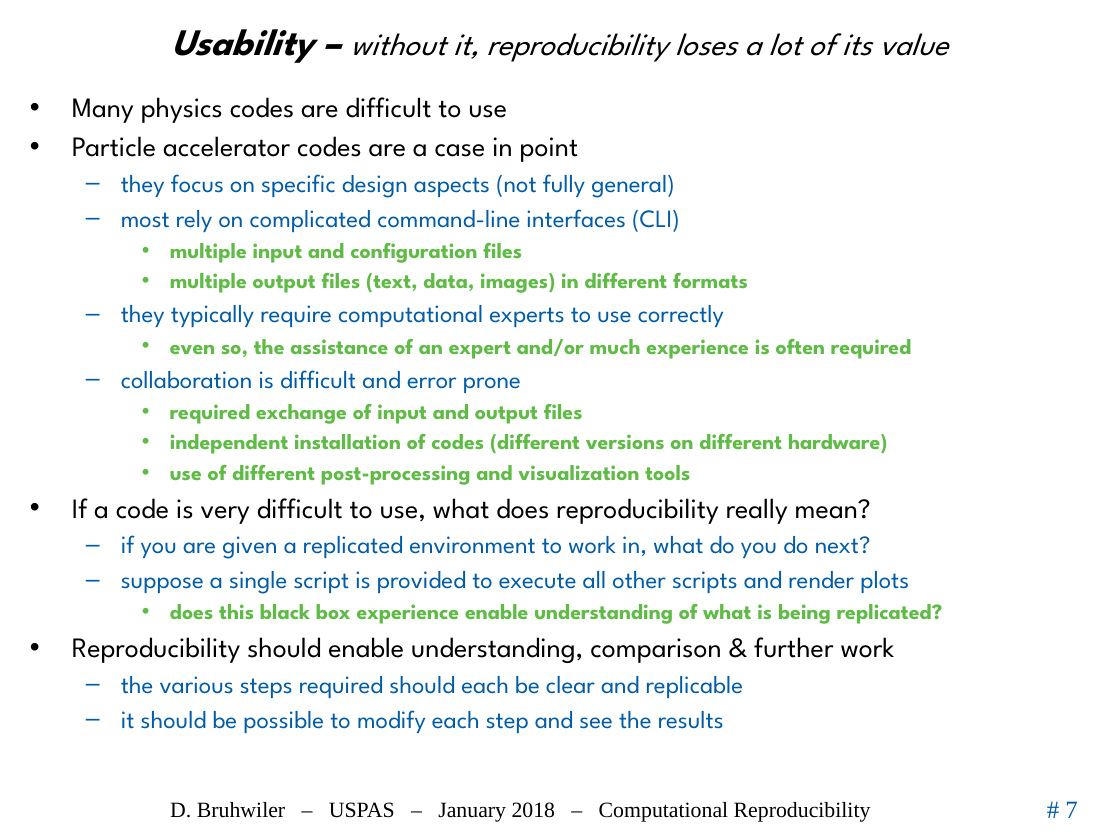
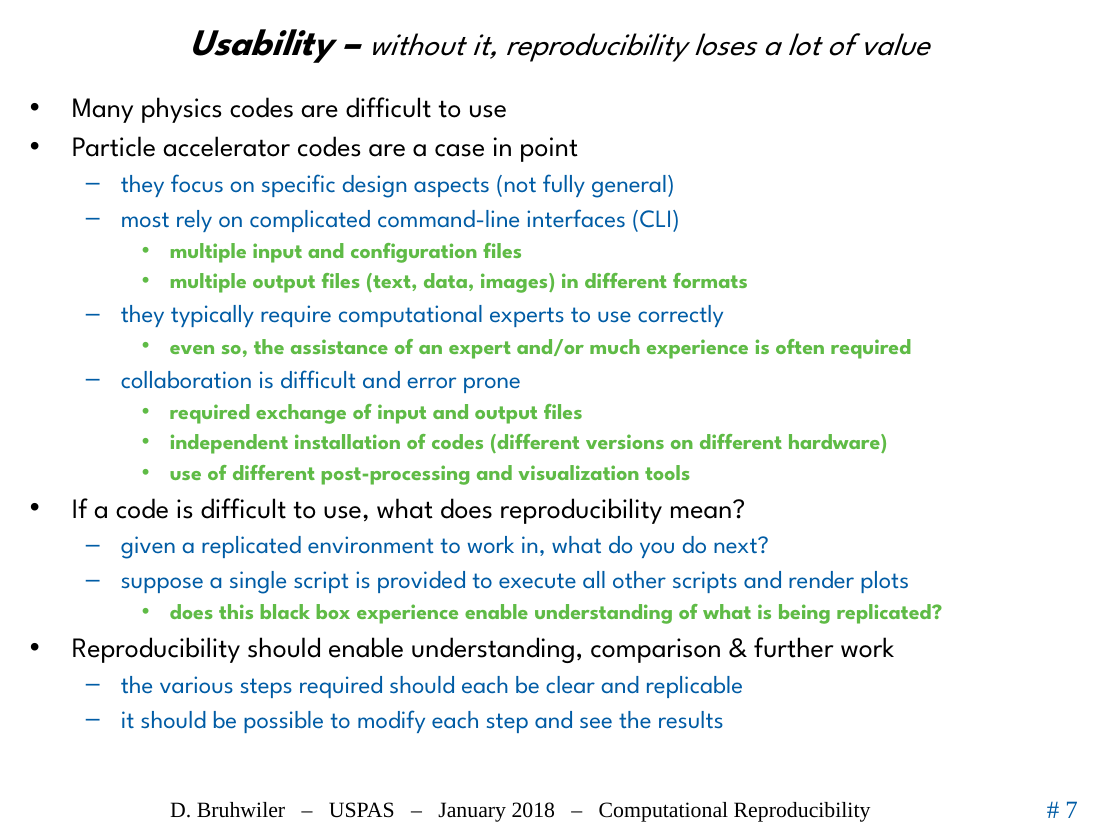
Before and after one commit to uspas/simbeamplasma18, a slide deck: slide 7 of computational_reproducibility/lecture/2018_ComputationalReproducibility_Bruhwiler_USPAS.pptx. Drawn at 1120x840 pixels with LibreOffice and Linux fonts; fonts in the diff are those of the drawing; background and template pictures are left out. Boxes give left, top, right and bottom in pixels: in the first picture for what was removed or moved away, otherwise in the second. Text is boxed around its words. In the diff, an @@ line names an element or a change of style, - is before the commit and + after.

```diff
--- a/computational_reproducibility/lecture/2018_ComputationalReproducibility_Bruhwiler_USPAS.pptx
+++ b/computational_reproducibility/lecture/2018_ComputationalReproducibility_Bruhwiler_USPAS.pptx
@@ title at (190,29,930,63): text changed @@
-Usability – without it, reproducibility loses a lot of its value
+Usability – without it, reproducibility loses a lot of value
@@ text at (72,498,769,559): text changed @@
-• If a code is very difficult to use, what does reproducibility really mean?
-  – if you are given a replicated environment to work in, what do you do next?
+• If a code is difficult to use, what does reproducibility mean?
+  – given a replicated environment to work in, what do you do next?
```
Also in this commit, not shown: 9 other slides changed.
